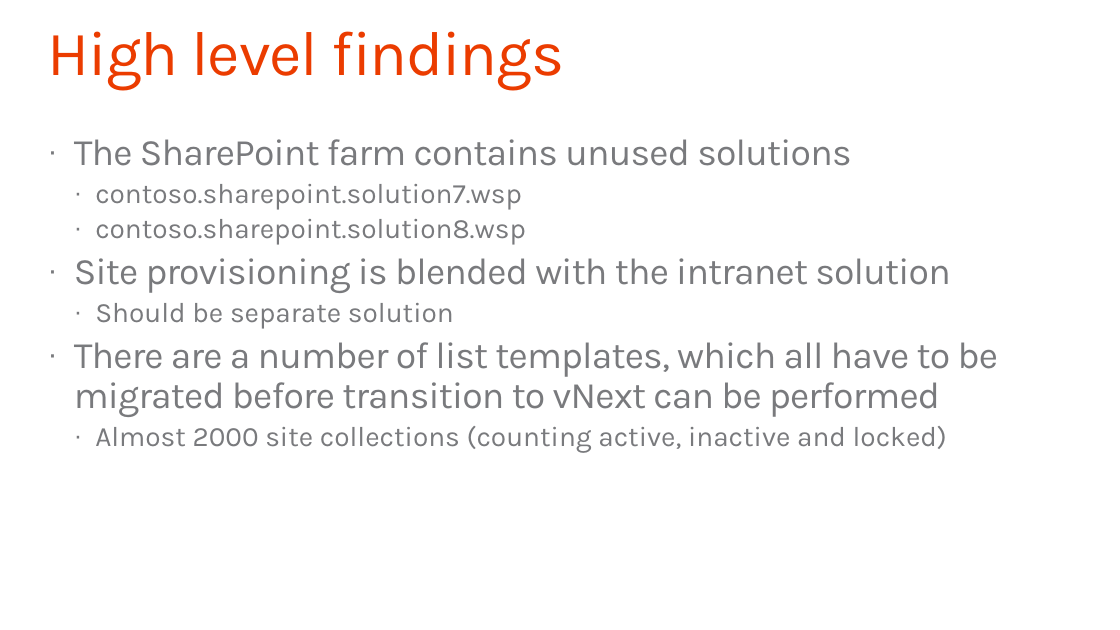
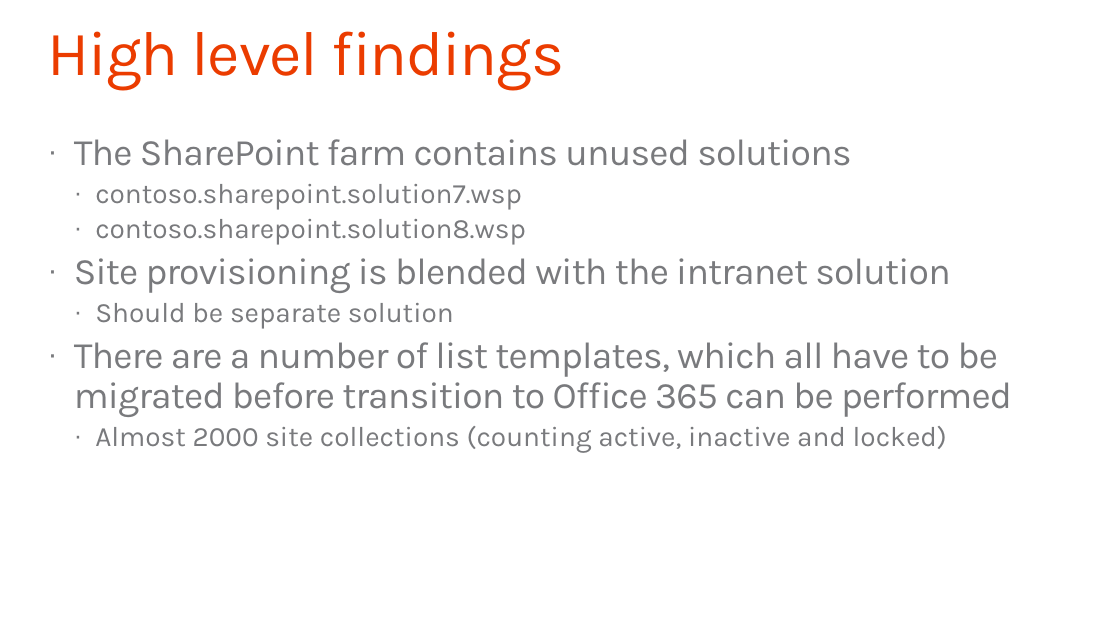
Before and after one commit to SharePoint/PnP-Guidance, a slide deck: slide 39 of PnP Transformation Process/Templates/Solution Assessment Report Presentation Template.pptx. Drawn at 1120x630 pixels with LibreOffice and Linux fonts; fonts in the diff are those of the drawing; background and template pictures are left out. Boxes give left, top, right and bottom in pixels: in the first picture for what was removed or moved away, otherwise in the second. Text is boxed around its words. In the diff, an @@ line names an element or a change of style, - is before the commit and + after.

Commit message:
Changes to Templates

```diff
--- a/PnP Transformation Process/Templates/Solution Assessment Report Presentation Template.pptx
+++ b/PnP Transformation Process/Templates/Solution Assessment Report Presentation Template.pptx
@@ text at (74,342,1012,417): text changed @@
-· There are a number of list templates, which all have to be migrated before transition to vNext can be performed
+· There are a number of list templates, which all have to be migrated before transition to Office 365 can be performed
```
Also in this commit, not shown: 7 other slides changed, 5 other files.
